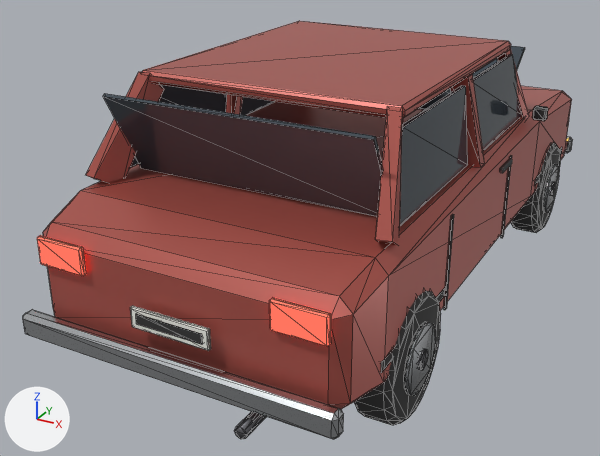
Renders of the glTF model assets/models/v_car_red.glb from each side of a commit.
Both versions are drawn from a 50 mm camera at (1.92, -4.32, 2.37) aimed at (-0.27, -0.34, 0.38). The lights are fixed; the arrows at lower left show +X, +Y and +Z. The older version comes first. Mesh edges are drawn as thin lines. Objects named as collision shapes, trigger or cutter boxes, shadow casters or lower levels of detail are left out. Vertices at exactly the same position are counted once.

The first picture shows 'Auto_Red'.
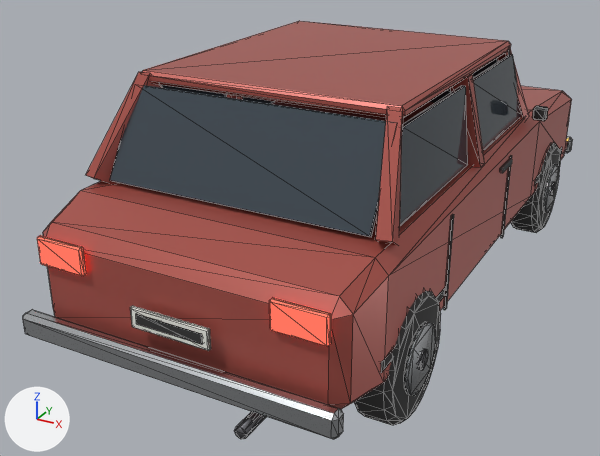
The change, as JSON lines over the scene's bpy script:
```json
{"block": "me_auto_red", "where": "me_auto_red.from_pydata(...)  # 1266 vertices, 2308 faces; spans x -0.89..0.89, y -2.05..2.02, z 0.0..1.45"}
{"block": "me_auto_red", "where": "# used by ob_auto_red; location = (0.0, 0.0, 0.0)"}
{"block": "me_auto_red", "change": "me_auto_red part 1: the loose piece of 8 vertices spanning x -0.68..0.68, y 0.29..0.75, z 1.01..1.35 is turned 84 degrees about the x axis through its middle"}
{"block": "me_auto_red", "change": "me_auto_red part 2: the loose piece of 8 vertices spanning x -0.68..0.68, y -1.47..-1.23, z 0.96..1.4 is turned -59 degrees about the x axis through its middle"}
```

Where the change shows, as pixel boxes (x1, y1, x2, y2) in the pictures (600 x 456 px; the box of a moved part takes in the faces that stretch with it):
```json
{"part": 1, "of": "me_auto_red", "change": "moved or reshaped", "before": [418, 46, 525, 110], "after": [429, 49, 510, 103], "on screen": "mostly hidden"}
{"part": 2, "of": "me_auto_red", "change": "moved or reshaped", "before": [103, 93, 384, 216], "after": [110, 85, 395, 237]}
```
